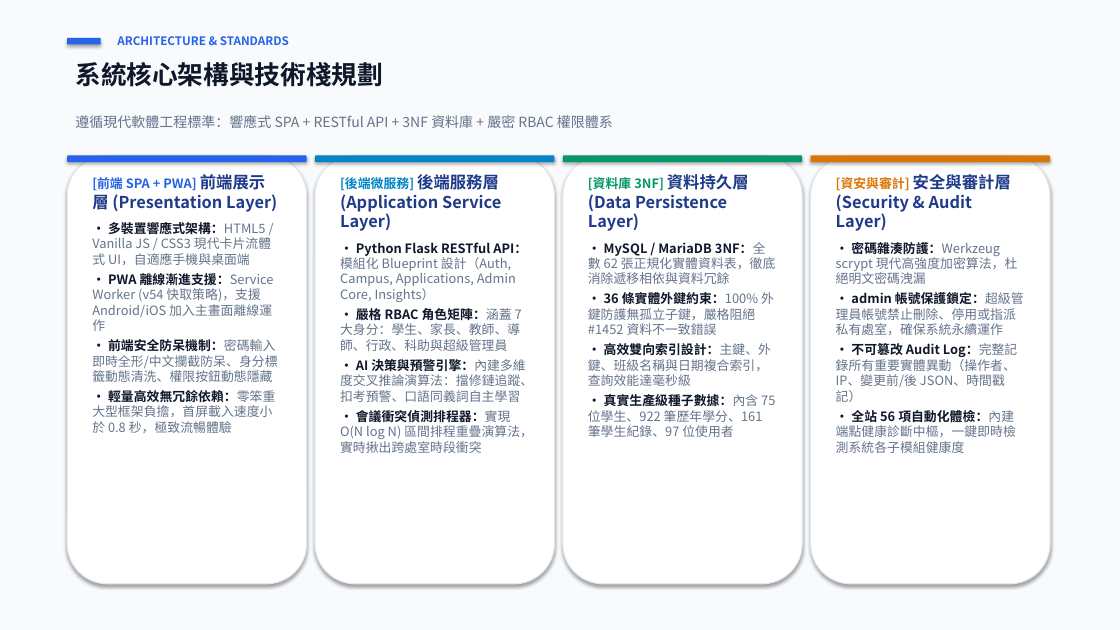
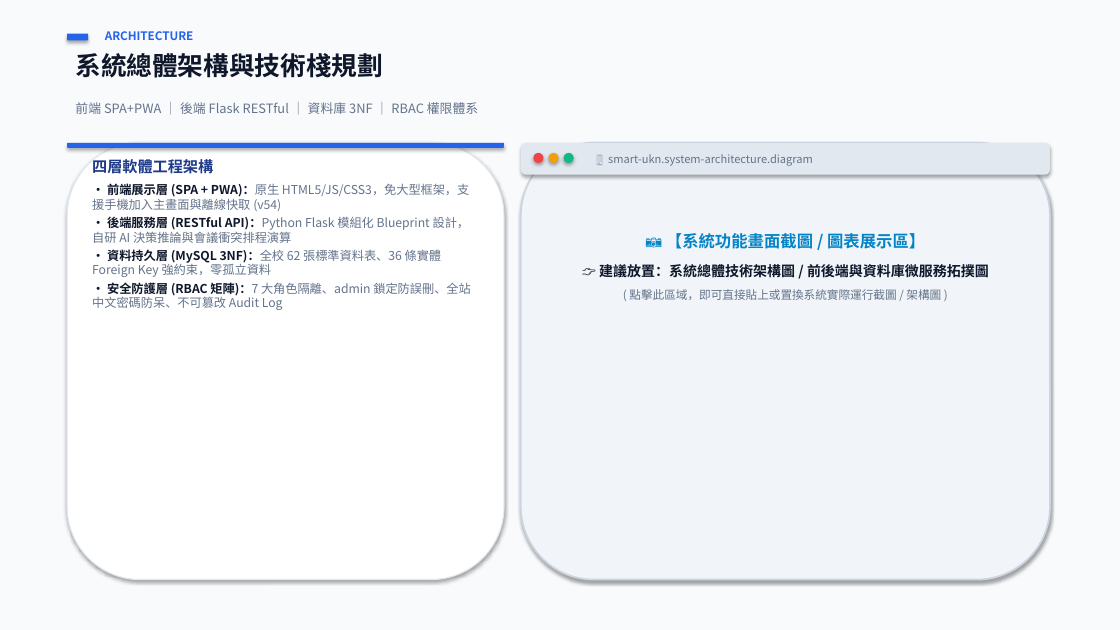
Before and after one commit to 111534121/smart-ukn, a slide deck: slide 3 of 校園智慧服務平台_專題成果簡報.pptx. Drawn at 1120x630 pixels with LibreOffice and Linux fonts; fonts in the diff are those of the drawing. Boxes give left, top, right and bottom in pixels: in the first picture for what was removed or moved away, otherwise in the second. Text is boxed around its words. In the diff, an @@ line names an element or a change of style, - is before the commit and + after.

Commit message:
docs: 優化專題成果簡報為極簡大圖版 (精簡字數、大面積功能截圖展示區、保留完整講稿)

```diff
--- a/校園智慧服務平台_專題成果簡報.pptx
+++ b/校園智慧服務平台_專題成果簡報.pptx
@@ rectangle: place and size @@
-rectangle at box(67, 38, 101, 45)
+rectangle at box(67, 34, 88, 40)
@@ text at box(75, 53, 382, 78): text changed @@
-系統核心架構與技術棧規劃
+系統總體架構與技術棧規劃
@@ text at box(105, 31, 194, 40): text changed @@
-ARCHITECTURE & STANDARDS
+ARCHITECTURE
@@ text at box(75, 102, 478, 114): text changed; size 12 to 11 pt @@
-遵循現代軟體工程標準：響應式 SPA + RESTful API + 3NF 資料庫 + 嚴密 RBAC 權限體系
+前端 SPA+PWA ｜ 後端 Flask RESTful ｜ 資料庫 3NF ｜ RBAC 權限體系
@@ rounded rectangle: place and size @@
-rounded rectangle at box(67, 155, 307, 584)
+rounded rectangle at box(67, 143, 504, 580)
@@ rounded rectangle: place and size @@
-rounded rectangle at box(67, 155, 307, 162)
+rounded rectangle at box(67, 143, 504, 148)
@@ rounded rectangle: place and size @@
-rounded rectangle at box(315, 155, 555, 584)
+rounded rectangle at box(521, 143, 1050, 580)
@@ rounded rectangle at box(521, 143, 1050, 580): fill #FFFFFF to #F1F5F9; outline #E2E8F0 1 pt to #CBD5E1 1.5 pt @@
@@ rounded rectangle: place and size @@
-rounded rectangle at box(315, 155, 555, 162)
+rounded rectangle at box(521, 143, 1050, 175)
@@ rounded rectangle at box(521, 143, 1050, 175): fill #0284C7 to #E2E8F0 @@
@@ text at box(92, 159, 470, 310): text changed; size 11 to 10.5 pt @@
-[前端 SPA + PWA] 前端展示層 (Presentation Layer)
-• 多裝置響應式架構：HTML5 / Vanilla JS / CSS3 現代卡片流體式 UI，自適應手機與桌面端
-• PWA 離線漸進支援：Service Worker (v54 快取策略)，支援 Android/iOS 加入主畫面離線運作
-• 前端安全防呆機制：密碼輸入即時全形/中文攔截防呆、身分標籤動態清洗、權限按鈕動態隱藏
-• 輕量高效無冗餘依賴：零笨重大型框架負擔，首屏載入速度小於 0.8 秒，極致流暢體驗
+四層軟體工程架構
+• 前端展示層 (SPA + PWA)：原生 HTML5/JS/CSS3，免大型框架，支援手機加入主畫面與離線快取 (v54)
+• 後端服務層 (RESTful API)：Python Flask 模組化 Blueprint 設計，自研 AI 決策推論與會議衝突排程演算
+• 資料持久層 (MySQL 3NF)：全校 62 張標準資料表、36 條實體 Foreign Key 強約束，零孤立資料
+• 安全防護層 (RBAC 矩陣)：7 大角色隔離、admin 鎖定防誤刪、全站中文密碼防呆、不可篡改 Audit Log
@@ text removed at box(340, 171, 533, 453) @@
-[後端微服務] 後端服務層 (Application Service Layer)
-• Python Flask RESTful API：模組化 Blueprint 設計（Auth, Campus, Applications, Admin Core, Insights）
-• 嚴格 RBAC 角色矩陣：涵蓋 7 大身分：學生、家長、教師、導師、行政、科助與超級管理員
-• AI 決策與預警引擎：內建多維度交叉推論演算法：擋修鏈追蹤、扣考預警、口語同義詞自主學習
-• 會議衝突偵測排程器：實現 O(N log N) 區間排程重疊演算法，實時揪出跨處室時段衝突
@@ ellipse added at box(534, 153, 544, 163), fill #EF4444 @@
@@ ellipse added at box(549, 153, 559, 163), fill #F59E0B @@
@@ rounded rectangle removed at box(563, 155, 802, 584) @@
@@ rounded rectangle removed at box(563, 155, 802, 162) @@
@@ ellipse added at box(564, 153, 574, 163), fill #10B981 @@
@@ text removed at box(588, 174, 775, 437) @@
-[資料庫 3NF] 資料持久層 (Data Persistence Layer)
-• MySQL / MariaDB 3NF：全數 62 張正規化實體資料表，徹底消除遞移相依與資料冗餘
-• 36 條實體外鍵約束：100% 外鍵防護無孤立子鍵，嚴格阻絕 #1452 資料不一致錯誤
-• 高效雙向索引設計：主鍵、外鍵、班級名稱與日期複合索引，查詢效能達毫秒級
-• 真實生產級種子數據：內含 75 位學生、922 筆歷年學分、161 筆學生紀錄、97 位使用者
@@ text added at box(608, 154, 813, 166), 9.5 pt, text #64748B @@
+🖥️ smart-ukn.system-architecture.diagram
@@ rounded rectangle removed at box(811, 155, 1050, 584) @@
@@ rounded rectangle removed at box(811, 155, 1050, 162) @@
@@ text removed at box(836, 174, 1024, 453) @@
-[資安與審計] 安全與審計層 (Security & Audit Layer)
-• 密碼雜湊防護：Werkzeug scrypt 現代高強度加密算法，杜絕明文密碼洩漏
-• admin 帳號保護鎖定：超級管理員帳號禁止刪除、停用或指派私有處室，確保系統永續運作
-• 不可篡改 Audit Log：完整記錄所有重要實體異動（操作者、IP、變更前/後 JSON、時間戳記）
-• 全站 56 項自動化體檢：內建端點健康診斷中樞，一鍵即時檢測系統各子模組健康度
@@ text added at box(599, 233, 989, 300), 12 pt, text #0F172A, bold @@
+📷 【系統功能畫面截圖 / 圖表展示區】
+👉 建議放置：系統總體技術架構圖 / 前後端與資料庫微服務拓撲圖
+( 點擊此區域，即可直接貼上或置換系統實際運行截圖 / 架構圖 )
```
Also in this commit, not shown: 15 other slides changed, 1 other file.
